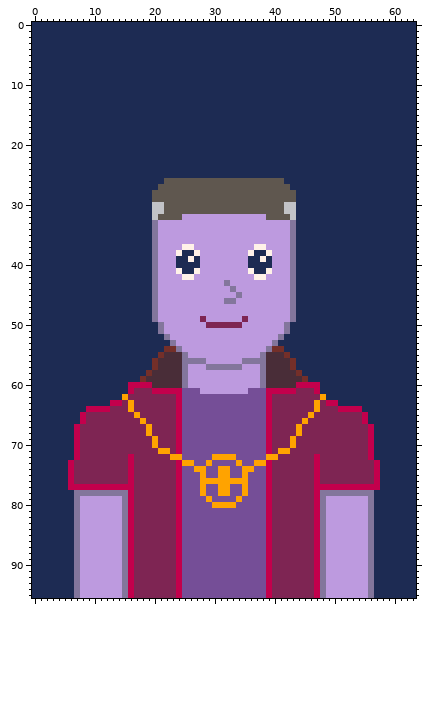
A pixel-art file gets an edit: rubens-psx-engine/Content/Characters.aseprite. That is the earlier state.
64x96 pixels, 1 frame.
And afterwards:
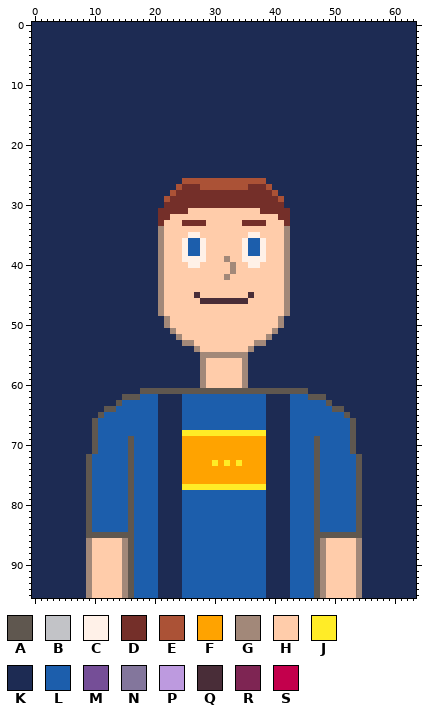
Palette (. is transparent): A #5f574f  B #c2c3c7  C #fff1e8  D #742f29  E #ab5236  F #ffa300  G #a28879  H #ffccaa  J #ffec27  K #1d2b53  L #1c5eac  M #754e97  N #83769c  P #bd9adf  Q #492d38  R #7e2553  S #c3004c
What changed:
layer "(NPC) bartender zix" added
layer "(NPC) Dr thorne - xenopathologist" added
layer "Dr Harmon - CMO" added
layer "Commander Sylar Von - Body guard" added
layer "Lt. Marcus Webb" added
Changed rows in their new state; - is an unchanged pixel.
Layer "Lt. Marcus Webb":
first column x 6:
26 ----------------KKKEEEEEEEEEEEEEEKKK----------------
27 ---------------KKKEDDDEEEEEEEEDDDEKKK---------------
28 --------------KKKEDDDDDDDDDDDDDDDDEKKK--------------
29 --------------KKEDDDDDDDDDDDDDDDDDDEKK--------------
30 --------------KKDDDDDDDDDDDDDDDDDDDDKK--------------
31 --------------KDDDDDHHHHHHHHHHHHDDDDDK--------------
32 --------------KDDHHHHHHHHHHHHHHHHHHDDK--------------
33 --------------KDHHHDDDDHHHHHHDDDDHHHDK--------------
34 --------------KGHHHHHHHHHHHHHHHHHHHHGK--------------
35 --------------KGHHHHCCHHHHHHHHCCHHHHGK--------------
36 --------------KGHHHCLLCHHHHHHCLLCHHHGK--------------
37 --------------KGHHH-LLCHHHHHHCLL-HHHGK--------------
38 --------------KGHHHCLLCHHHHHHCLLCHHHGK--------------
39 --------------KGHHHC-CCHHHGHHCCC-HHHGK--------------
40 --------------KGHHHHCCHHHHHGHHCCHHHHGK--------------
41 --------------KGHHHHHHHHHHHGHHHHHHHHGK--------------
42 --------------KGHHHHHHHHHHGHHHHHHHHHGK--------------
43 --------------KGHHHHHHHHHHHHHHHHHHHHGK--------------
44 --------------KGHHHHHHHHHHHHHHHHHHHHGK--------------
45 --------------KGHHHHHQHHHHHHHHQHHHHHGK--------------
46 --------------KGHHHHHHQQQQQQQQHHHHHHGK--------------
47 --------------KGHHHHHHHHHHHHHHHHHHHHGK--------------
48 --------------KGHHHHHHHHHHHHHHHHHHHHGK--------------
49 --------------KKGHHHHHHHHHHHHHHHHHHGKK--------------
50 ---------------KGHHHHHHHHHHHHHHHHHHGK---------------
51 ---------------KKGHHHHHHHHHHHHHHHHGKK---------------
52 ----------------KKGHHHHHHHHHHHHHHGKK----------------
53 -----------------KKGGHHHHHHHHHHGGKK-----------------
54 ----------------KKKKKGHHHHHHHHGKKKKK----------------
55 ---------------KKKKKKKGGGGGGGGKKKKKKK---------------
56 --------------KKKKKKKKGHHHHHHGKKKKKKKK--------------
57 --------------KKKKKKKKGHHHHHHGKKKKKKKK--------------
58 -------------KKKKKKKKKGHHHHHHGKKKKKKKKK-------------
59 ------------KKKKKKKKKKGHHHHHHGKKKKKKKKKK------------
60 ----------KKKKKKKKKKKKGHHHHHHGKKKKKKKKKKKK----------
61 ----------KKAAAAAAAAAAAAAAAAAAAAAAAAAAAAKK----------
62 ---------AAALLLKKKKLLLLLLLLLLLLLLKKKKLLLAAA---------
63 -------KALLLLLLKKKKLLLLLLLLLLLLLLKKKKLLLLLLAK-------
64 ---KKKAALLLLLLLKKKKLLLLLLLLLLLLLLKKKKLLLLLLLAAKKK---
65 --KKKALLLLLLLLLKKKKLLLLLLLLLLLLLLKKKKLLLLLLLLLAKKK--
66 --KKALLLLLLLLLLKKKKLLLLLLLLLLLLLLKKKKLLLLLLLLLLAKK--
67 -KKKALLLLLLLLLLKKKKLLLLLLLLLLLLLLKKKKLLLLLLLLLLAKKK-
68 -KKKALLLLLLLLLLKKKKJJJJJJJJJJJJJJKKKKLLLLLLLLLLAKKK-
69 -KKKALLLLLALLLLKKKKFFFFFFFFFFFFFFKKKKLLLLALLLLLAKKK-
70 -KKKALLLLLALLLLKKKKFFFFFFFFFFFFFFKKKKLLLLALLLLLAKKK-
71 -KKKALLLLLALLLLKKKKFFFFFFFFFFFFFFKKKKLLLLALLLLLAKKK-
72 -KKALLLLLLALLLLKKKKFFFFF----FFFFFKKKKLLLLALLLLLLAKK-
73 KKKALLLLLLALLLLKKKK--FF-JFJFJFF--KKKKLLLLALLLLLLAKKK
74 KKKALLLLLLALLLLKKKKFF--FF--FF--FFKKKKLLLLALLLLLLAKKK
75 KKKALLLLLLALLLLKKKKFFF-FF--FF-FFFKKKKLLLLALLLLLLAKKK
76 KKKALLLLLLALLLLKKKKFFF--------FFFKKKKLLLLALLLLLLAKKK
77 KKKALLLLLLALLLLKKKKJJJJJJJJJJJJJJKKKKLLLLALLLLLLAKKK
78 -KKALLLLLLALLLLKKKKLLLLLLLLLLLLLLKKKKLLLLALLLLLLAKK-
79 -KKALLLLLLALLLLKKKKLLLLLLLLLLLLLLKKKKLLLLALLLLLLAKK-
80 -KKALLLLLLALLLLKKKKLLLLLLLLLLLLLLKKKKLLLLALLLLLLAKK-
81 -KKALLLLLLALLLLKKKKLLLLLLLLLLLLLLKKKKLLLLALLLLLLAKK-
82 -KKALLLLLLALLLLKKKKLLLLLLLLLLLLLLKKKKLLLLALLLLLLAKK-
83 -KKALLLLLLALLLLKKKKLLLLLLLLLLLLLLKKKKLLLLALLLLLLAKK-
84 -KKALLLLLLALLLLKKKKLLLLLLLLLLLLLLKKKKLLLLALLLLLLAKK-
85 -KKAAAAAAAALLLLKKKKLLLLLLLLLLLLLLKKKKLLLLAAAAAAAAKK-
86 -KKGHHHHHGALLLLKKKKLLLLLLLLLLLLLLKKKKLLLLAGHHHHHGKK-
87 -KKGHHHHHGALLLLKKKKLLLLLLLLLLLLLLKKKKLLLLAGHHHHHGKK-
88 -KKGHHHHHGALLLLKKKKLLLLLLLLLLLLLLKKKKLLLLAGHHHHHGKK-
89 -KKGHHHHHGALLLLKKKKLLLLLLLLLLLLLLKKKKLLLLAGHHHHHGKK-
90 -KKGHHHHHGALLLLKKKKLLLLLLLLLLLLLLKKKKLLLLAGHHHHHGKK-
91 -KKGHHHHHGALLLLKKKKLLLLLLLLLLLLLLKKKKLLLLAGHHHHHGKK-
92 -KKGHHHHHGALLLLKKKKLLLLLLLLLLLLLLKKKKLLLLAGHHHHHGKK-
93 -KKGHHHHHGALLLLKKKKLLLLLLLLLLLLLLKKKKLLLLAGHHHHHGKK-
94 -KKGHHHHHGALLLLKKKKLLLLLLLLLLLLLLKKKKLLLLAGHHHHHGKK-
95 -KKGHHHHHGALLLLKKKKLLLLLLLLLLLLLLKKKKLLLLAGHHHHHGKK-
Where, in picture pixels (left, top, right, bottom), the same in both pictures:
changed: (68, 178, 380, 598)
